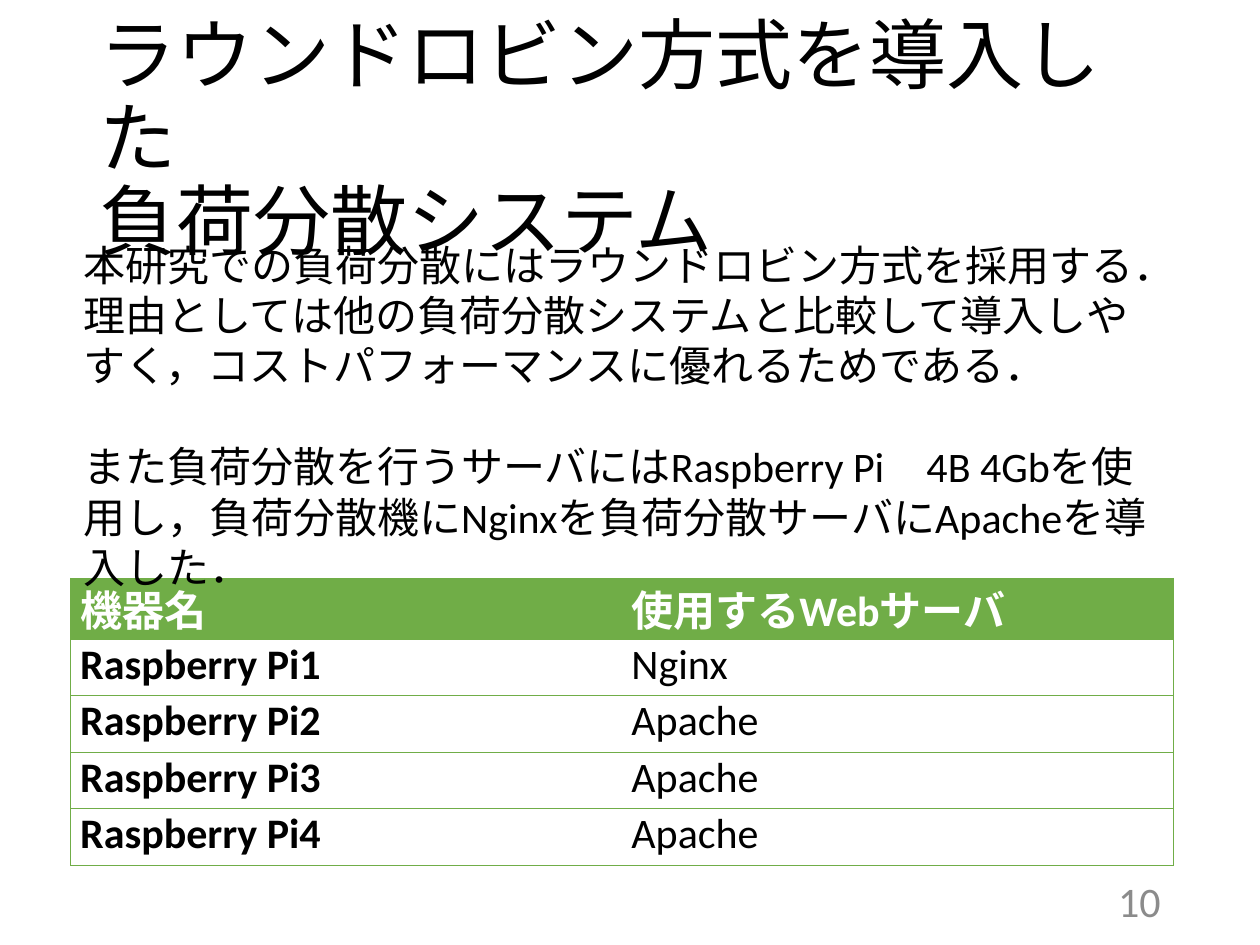
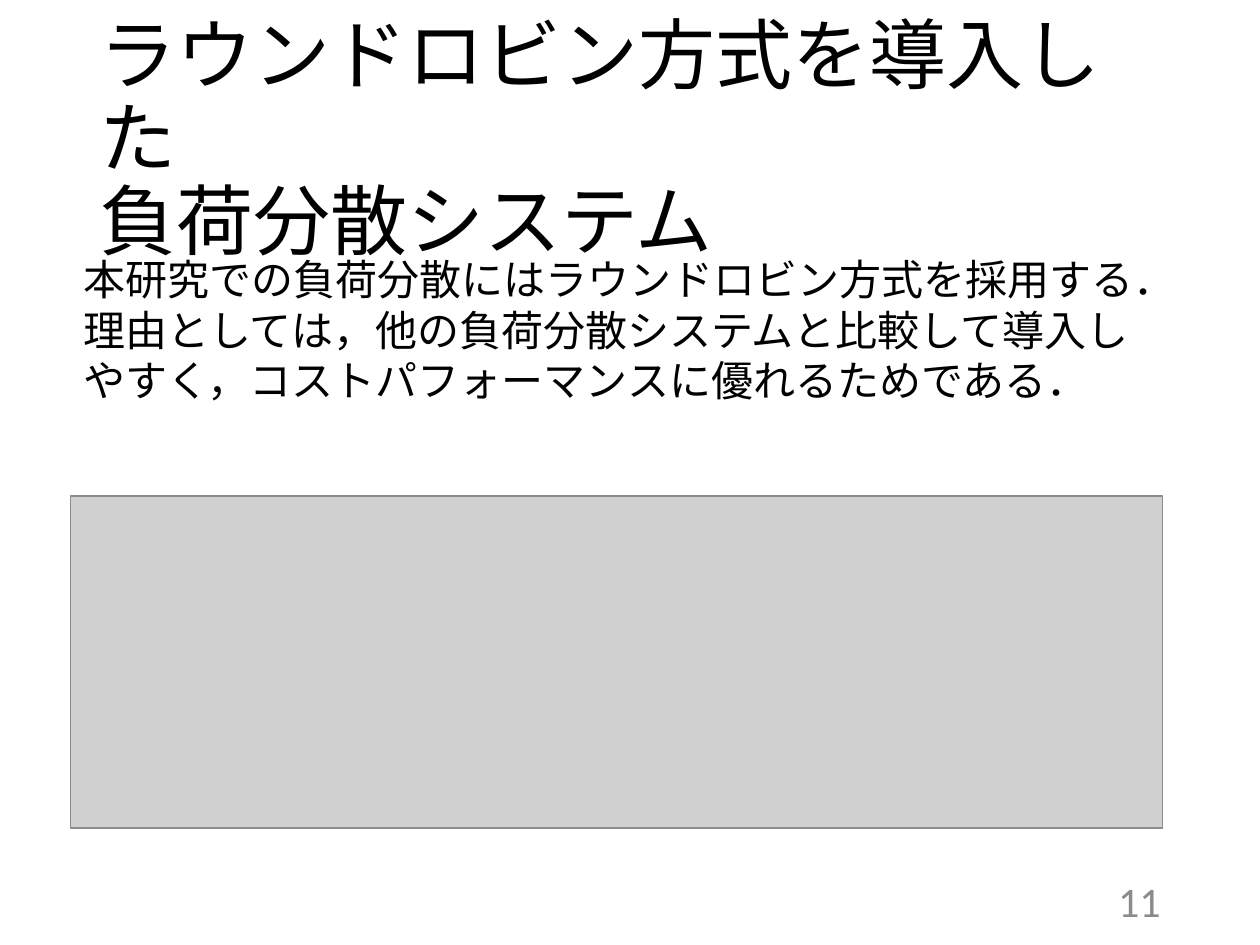
Before and after one commit to kait-takanolab/1821144-yoshii-thesis, a slide deck: slide 11 of 発表用スライド/1821144_卒研発表.pptx (slide 10 before the commit). Drawn at 1260x945 pixels with LibreOffice and Linux fonts; fonts in the diff are those of the drawing; grey boxes stand for pictures. Boxes give left, top, right and bottom in pixels: in the first picture for what was removed or moved away, otherwise in the second. Text is boxed around its words. In the diff, an @@ line names an element or a change of style, - is before the commit and + after.

Commit message:
1/19

```diff
--- a/発表用スライド/1821144_卒研発表.pptx
+++ b/発表用スライド/1821144_卒研発表.pptx
@@ text "本研究での負荷分散にはラウンドロビン方式を採用する．": place and size @@
-text "本研究での負荷分散にはラウンドロビン方式を採用する．" at box(83, 238, 1175, 541)
+text "本研究での負荷分散にはラウンドロビン方式を採用する．" at box(83, 253, 1175, 401)
@@ text at box(83, 310, 1128, 401): text changed @@
-理由としては他の負荷分散システムと比較して導入しやすく，コストパフォーマンスに優れるためである．
-また負荷分散を行うサーバにはRaspberry Pi 4B 4Gbを使用し，負荷分散機にNginxを負荷分散サーバにApacheを導入した．
+理由としては，他の負荷分散システムと比較して導入しやすく，コストパフォーマンスに優れるためである．
@@ picture added at box(71, 496, 1163, 828) @@
@@ table removed at box(71, 578, 1173, 863), 5 rows, 2 columns @@
-機器名 | 使用するWebサーバ
-Raspberry Pi1 | Nginx
-Raspberry Pi2 | Apache
-Raspberry Pi3 | Apache
-Raspberry Pi4 | Apache
@@ page number at box(1118, 890, 1161, 917): text changed @@
-10
+11
```
Also in this commit, not shown: 4 other slides changed, 1 slide removed.
